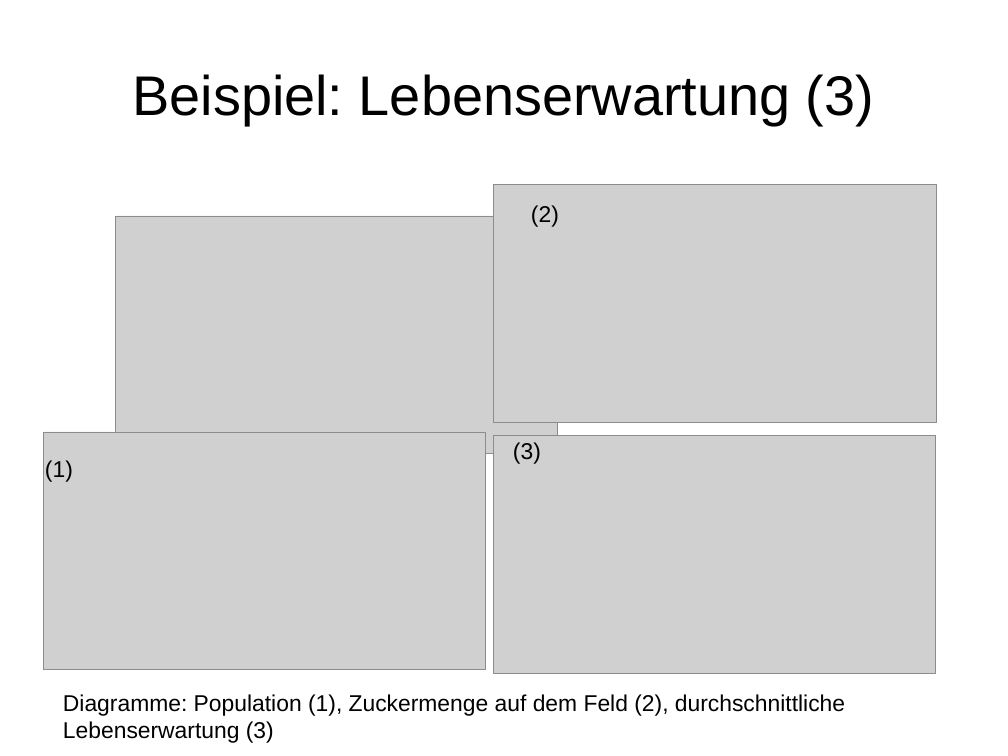
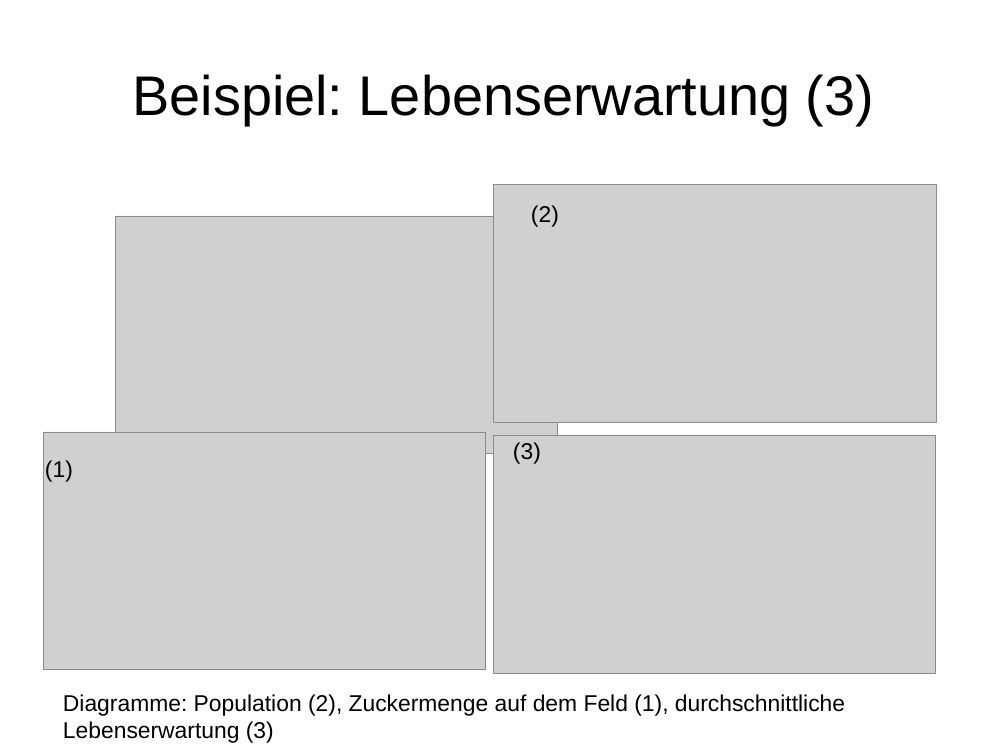
Before and after one commit to wsmirnow/Sugarscape, a slide deck: slide 29 of Presentation/Presentation.odp (slide 19 before the commit). Drawn at 1008x756 pixels with LibreOffice and Linux fonts; fonts in the diff are those of the drawing; grey boxes stand for pictures. Boxes give left, top, right and bottom in pixels: in the first picture for what was removed or moved away, otherwise in the second. Text is boxed around its words. In the diff, an @@ line names an element or a change of style, - is before the commit and + after.

Commit message:
Mehr Verbesserungen + mehr Diagramme ( = mehr Beispiele )

```diff
--- a/Presentation/Presentation.odp
+++ b/Presentation/Presentation.odp
@@ text at [63,694,845,743]: text changed @@
-Diagramme: Population (1), Zuckermenge auf dem Feld (2), durchschnittliche Lebenserwartung (3)
+Diagramme: Population (2), Zuckermenge auf dem Feld (1), durchschnittliche Lebenserwartung (3)
```
Also in this commit, not shown: 10 other slides changed, 12 slides added, 2 slides removed, 1 other file.
